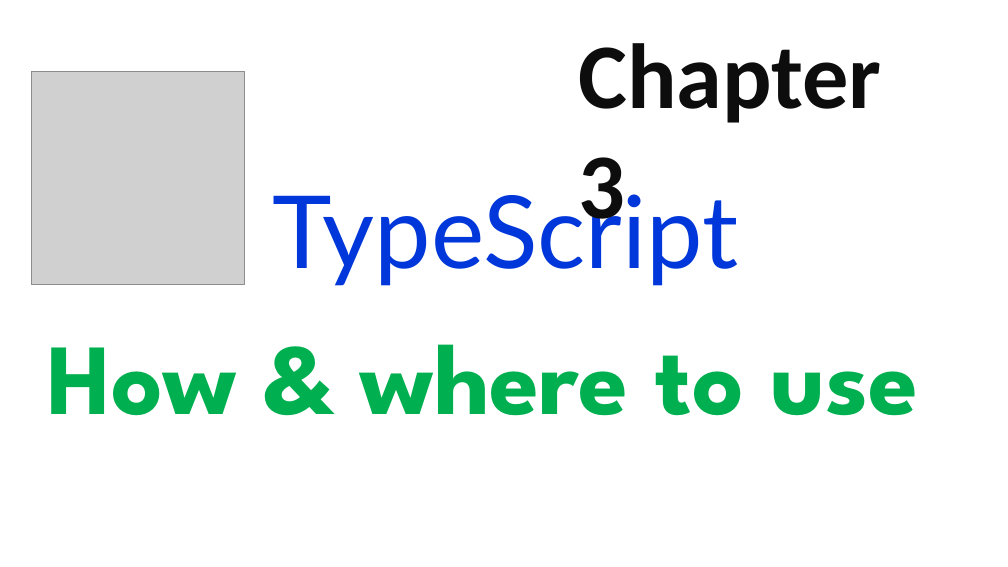
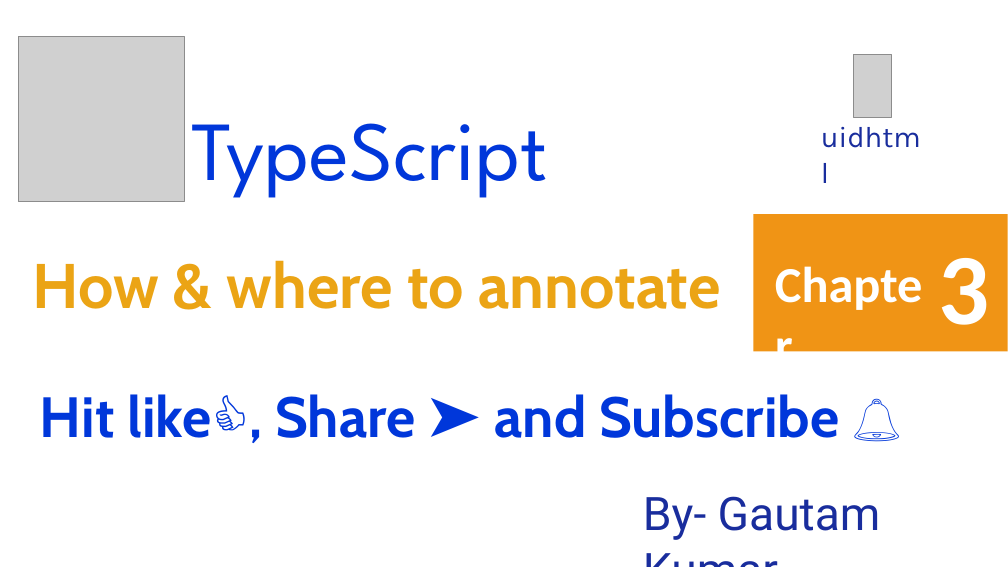
Before and after one commit to uidhtml/typescript-tutorials, a slide deck: slide 12 of typescript-tutorials.pptx. Drawn at 1008x567 pixels with LibreOffice and Linux fonts; fonts in the diff are those of the drawing; grey boxes stand for pictures; background and template pictures are left out. Boxes give left, top, right and bottom in pixels: in the first picture for what was removed or moved away, otherwise in the second. Text is boxed around its words. In the diff, an @@ line names an element or a change of style, - is before the commit and + after.

Commit message:
Added chapter 7

```diff
--- a/typescript-tutorials.pptx
+++ b/typescript-tutorials.pptx
@@ ellipse added at box(789, 23, 955, 188), fill #FFFFFF @@
@@ picture: place and size @@
-picture at box(32, 72, 245, 285)
+picture at box(18, 36, 184, 202)
@@ picture added at box(854, 54, 892, 118) @@
@@ text "TypeScript": place and size @@
-text "TypeScript" at box(272, 181, 738, 286)
+text "TypeScript" at box(191, 123, 547, 198)
@@ text "TypeScript" at box(191, 123, 547, 198): size 96 to 80 pt, font Lato to League Spartan @@
@@ text added at box(814, 115, 932, 158), 28 pt, text #192D9D @@
+uidhtml
@@ rectangle added at box(753, 214, 1008, 352), fill #F09415 @@
@@ text at box(32, 260, 721, 309): text changed; size 96 to 60 pt; font League Spartan to Cabin; text colour #00B050 to #EBA415 @@
-How & where to use
+How & where to annotate
@@ text added at box(768, 249, 939, 318), 48 pt, text #FFFFFF, bold @@
+Chapter
@@ text at box(939, 258, 990, 325): text changed; size 88 to 96 pt; text colour #0D0D0D to #FFFFFF @@
-Chapter 3
+3
@@ text added at box(40, 394, 839, 438), 54 pt, text #0037DA, bold @@
+Hit like👍, Share ➤ and Subscribe 🔔
@@ text added at box(643, 496, 881, 540), 44 pt, text #192D9D @@
+By- Gautam Kumar
```
Also in this commit, not shown: 13 other slides changed, 3 slides added, 3 slides removed, 1 other file.
